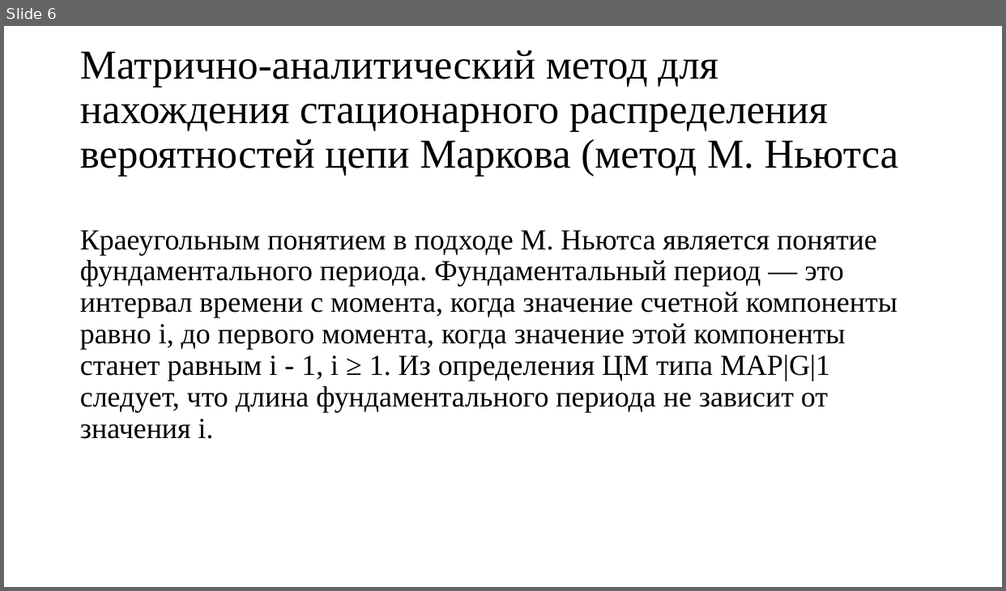
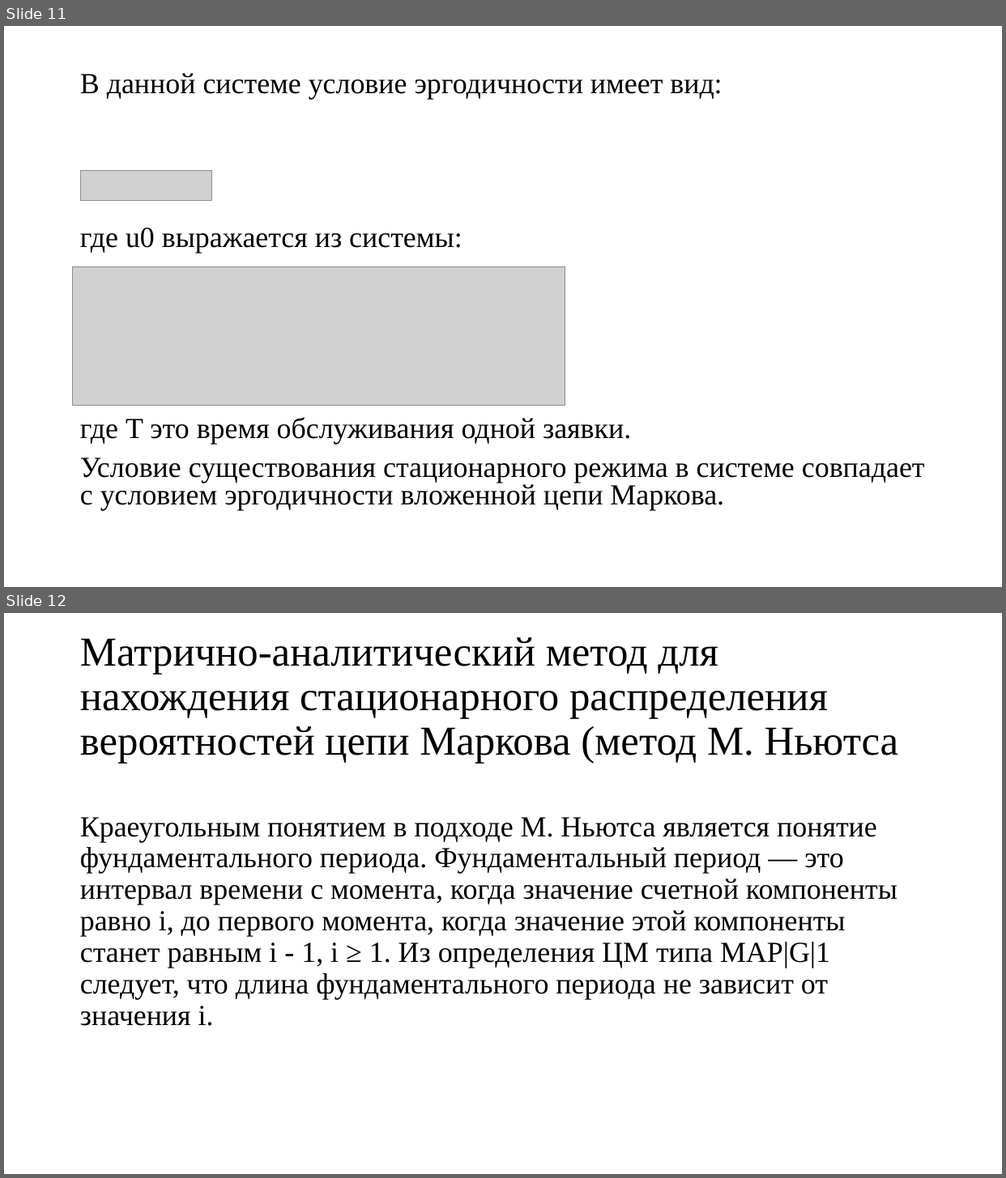
Before and after one commit to san4ezgig/Course-work, a slide deck: Предзащита/Исследование системы MAP.pptx. Shown one above the other, each under a label of ours: slide 6 before the commit, slides 11 and 12 after it. The pictures are 1006x591 and 1006x1178 pixels, drawn with LibreOffice and Linux fonts; fonts in the diff are those of the drawing; grey boxes stand for pictures. Boxes give left, top, right and bottom in pixels: in the first picture for what was removed or moved away, otherwise in the second. Text is boxed around its words. In the diff, an @@ line names an element or a change of style, - is before the commit and + after.

```diff
--- a/Предзащита/Исследование системы MAP.pptx
+++ b/Предзащита/Исследование системы MAP.pptx
@@ slide 11 added at <box>4,26,1002,587</box>, background #FFFFFF @@
@@ text added at <box>80,73,925,511</box>, 28 pt, text #000000 @@
+В данной системе условие эргодичности имеет вид:
+где u0 выражается из системы:
+где T это время обслуживания одной заявки.
+Условие существования стационарного режима в системе совпадает с условием эргодичности вложенной цепи Маркова.
@@ picture added at <box>80,171,211,201</box> @@
@@ picture added at <box>73,267,565,406</box> @@
@@ what was slide 6 is now slide 12 @@
```
Also in this commit, not shown: 5 slides changed, 9 other slides added, 2 slides removed, 13 other files.
